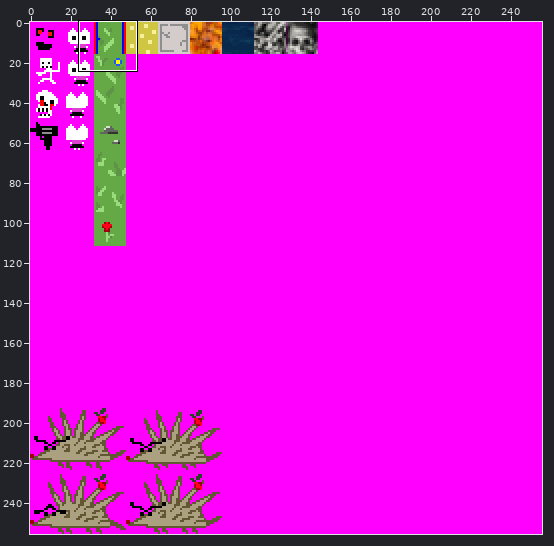
Two states of a sprite sheet, res/sprites/spritesheet1.png. The picture above shows the old version from afar; the outline marks the close-up.
Close-up. First the earlier version:
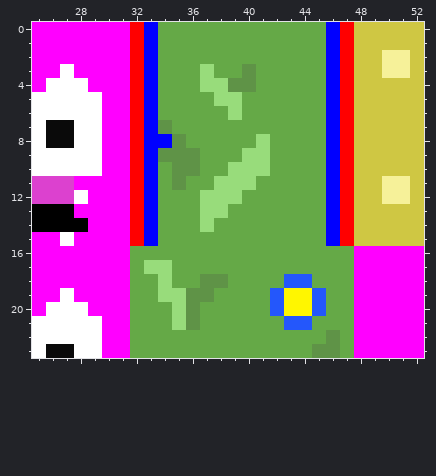
The file is 256x256 pixels. Colours within 5 levels of each other are drawn and written as one. Shown: x 25..52, y 0..23.
Once edited:
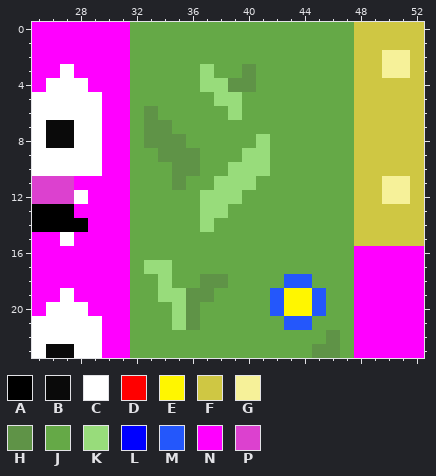
Palette (. is transparent): A #000000  B #0a0a0a  C #ffffff  D #ff0000  E #fff600  F #cfc743  G #f6f199  H #5f9347  J #65a947  K #98dc7b  L #0000ff  M #2457fb  N #ff00ff  P #dc41cf
Change:
y 0..5: x 32..33 DL -> JJ; x 46..47 LD -> JJ
y 6..7: x 32..33 DL -> JH; x 46..47 LD -> JJ
y 8: x 32..34 DLL -> JHH; x 46..47 LD -> JJ
y 9..15: x 32..33 DL -> JJ; x 46..47 LD -> JJ
